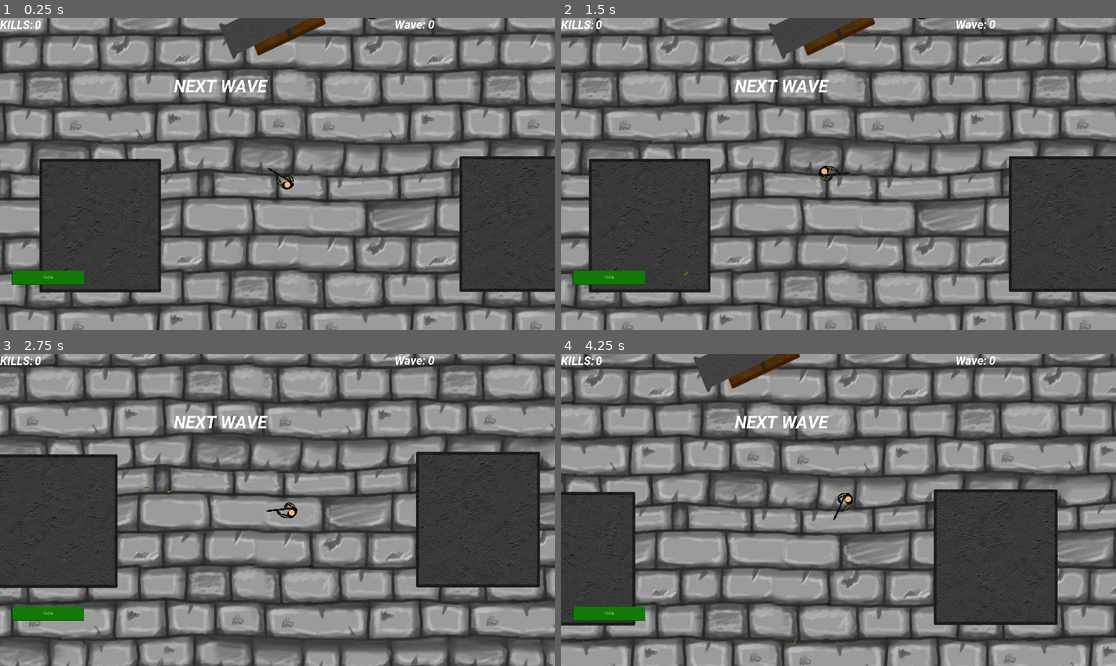
Above: before the commit, frames 1-4 (two rows, left to right).
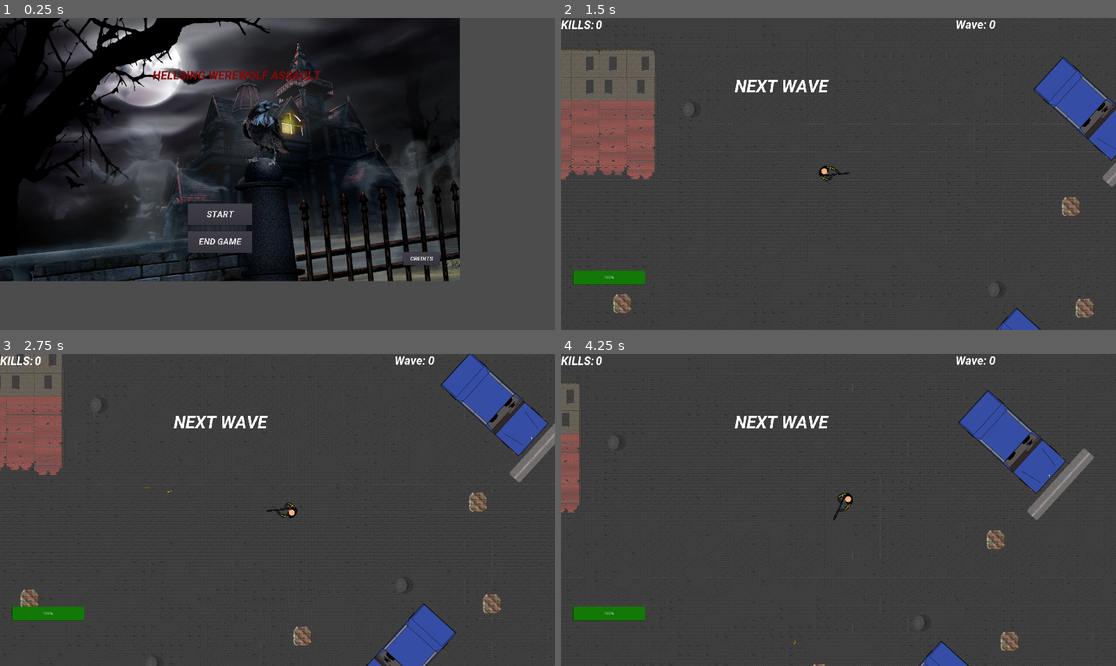
Above: after the commit, the same moments.

Repository: samuelmanolakas/Hellsing-Warewolf-Assault
Game: Godot game, scene res://Menu.tscn
The game is run twice, just before and just after one commit, with the same random seed, the same clock (stepped at 60 frames per second) and the same inputs. Before the commit the project starts from res://Test_map.tscn. The engine's default icon, where the game draws it, is replaced by a stand-in: a white triangle on a blue panel in a dark square.
Inputs (mouse positions are in pixels of both pictures, inside the frame that each line leads up to):
- Up to frame 1 (0.25 s): no input
- Up to frame 2 (1.5 s): click (783, 214) at 0.5 s, where only the run after the commit has a clickable "START"; tap Enter at 1.25 s; move the mouse to (960, 158) at 1.27 s; press the mouse at (960, 158) at 1.28 s; hold D (right) from 1.28 s (still down)
- Up to frame 3 (2.75 s): move the mouse to (166, 525) at 2.02 s; release D (right) at 2.03 s; release the mouse at (166, 525) at 2.03 s; hold S (down) from 2.03 s (still down); click (166, 525) at 2.1 s
- Up to frame 4 (4.25 s): move the mouse to (894, 441) at 2.77 s; release S (down) at 2.78 s; press the mouse at (894, 441) at 2.78 s; hold D (right) 2.78-3.53 s; move the mouse to (810, 572) at 3.52 s; release the mouse at (810, 572) at 3.53 s; hold W (up) from 3.53 s (still down); click (810, 572) at 3.6 s

The runs differ from the first frame. In frame 1, 81% of the frame differs, in the area x 0-100%, y 0-100%; in frame 2, 66%; in frame 3, 64%; in frame 4, 66%.

Commit message:
Working on prototype

Diff:
--- a/Death.gd
+++ b/Death.gd
@@ -6,7 +6,7 @@
 
 
 func _on_Button_pressed():
-	get_tree().change_scene("res://Test_map.tscn")
+	get_tree().change_scene("res://Test_map_sven.tscn")
 
 	pass # Replace with function body.
 
--- a/Enemy.gd
+++ b/Enemy.gd
@@ -31,7 +31,7 @@
 	if body.name == "Player":
 		body.get_node("Health").health -= 20
 		if player.position.x > position.x:
-			player.position += Vector2(80,0)
+			player.position += Vector2(20,0)
 		if player.position.x < position.x:
 			player.position += Vector2(-100,0)
 		if player.position.y > position.y:
--- a/Menu.gd
+++ b/Menu.gd
@@ -7,7 +7,7 @@
 
 
 func _on_StartButton_pressed():
-	get_tree().change_scene("res://Test_map.tscn")
+	get_tree().change_scene("res://Test_map_sven.tscn")
 	pass
 
 
--- a/Test_map_sven.tscn
+++ b/Test_map_sven.tscn
@@ -885,6 +885,9 @@
 [sub_resource type="ConvexPolygonShape2D" id=19]
 points = PoolVector2Array( 0, 0, 16, 0, 16, 32, 0, 32 )
 
+[sub_resource type="ConvexPolygonShape2D" id=28]
+points = PoolVector2Array( 0, 0, 69, 0, 69, 60, 0, 60 )
+
 [sub_resource type="TileSet" id=20]
 0/name = "ruins_tileset.png 0"
 0/texture = ExtResource( 7 )
@@ -952,9 +955,16 @@
 3/navigation_offset = Vector2( 0, 0 )
 3/shape_offset = Vector2( 0, 0 )
 3/shape_transform = Transform2D( 1, 0, 0, 1, 0, 0 )
+3/shape = SubResource( 28 )
 3/shape_one_way = false
-3/shape_one_way_margin = 0.0
-3/shapes = [  ]
+3/shape_one_way_margin = 1.0
+3/shapes = [ {
+"autotile_coord": Vector2( 0, 0 ),
+"one_way": false,
+"one_way_margin": 1.0,
+"shape": SubResource( 28 ),
+"shape_transform": Transform2D( 1, 0, 0, 1, 0, 0 )
+} ]
 3/z_index = 0
 4/name = "streetlight.png 4"
 4/texture = ExtResource( 11 )
@@ -1029,18 +1039,22 @@
 extents = Vector2( 174.5, 19.5 )
 
 [sub_resource type="RectangleShape2D" id=24]
-extents = Vector2( 219.5, 35 )
+extents = Vector2( 248.715, 190.76 )
 
 [sub_resource type="RectangleShape2D" id=25]
-extents = Vector2( 216, 36 )
+extents = Vector2( 280.598, 149.14 )
 
 [sub_resource type="RectangleShape2D" id=26]
 extents = Vector2( 180.5, 38 )
 
+[sub_resource type="RectangleShape2D" id=27]
+extents = Vector2( 290.242, 227.3 )
+
 [node name="Test_map" type="Node2D"]
 script = ExtResource( 4 )
 
 [node name="SpawnTimer" type="Timer" parent="."]
+wait_time = 5.0
 autostart = true
 
 [node name="Position2D" type="Position2D" parent="." groups=[
@@ -1197,7 +1211,7 @@
 one_way_collision = true
 
 [node name="StaticBody2D10" type="StaticBody2D" parent="."]
-position = Vector2( -528, -711 )
+position = Vector2( -682.459, -717.716 )
 __meta__ = {
 "_edit_group_": true
 }
@@ -1205,11 +1219,12 @@
 [node name="CollisionShape2D" type="CollisionShape2D" parent="StaticBody2D10"]
 position = Vector2( -436, 1239.5 )
 rotation = 1.5708
+scale = Vector2( 1.1512, 0.999001 )
 shape = SubResource( 24 )
 one_way_collision = true
 
 [node name="StaticBody2D11" type="StaticBody2D" parent="."]
-position = Vector2( 783, 1290 )
+position = Vector2( 753.899, 1397.45 )
 __meta__ = {
 "_edit_group_": true
 }
@@ -1231,4 +1246,13 @@
 shape = SubResource( 26 )
 one_way_collision = true
 
+[node name="StaticBody2D13" type="StaticBody2D" parent="."]
+position = Vector2( -368.067, -96.3667 )
+__meta__ = {
+"_edit_group_": true
+}
+
+[node name="CollisionShape2D" type="CollisionShape2D" parent="StaticBody2D13"]
+shape = SubResource( 27 )
+
 [connection signal="timeout" from="SpawnTimer" to="." method="_on_SpawnTimer_timeout"]
--- a/project.godot
+++ b/project.godot
@@ -11,7 +11,7 @@
 [application]
 
 config/name="Hellsing: Werewolf Assault "
-run/main_scene="res://Test_map.tscn"
+run/main_scene="res://Menu.tscn"
 config/icon="res://icon.png"
 
 [autoload]
Not shown: 1 places in Test_map_sven.tscn that only renumber resources
